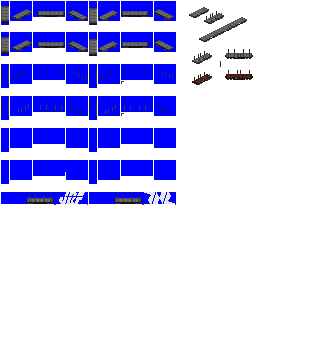
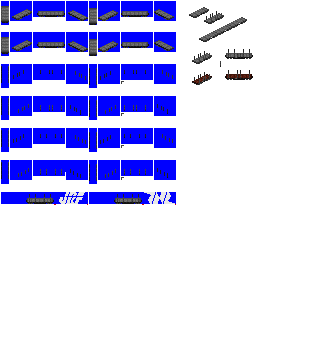
Revision of a layered 332px x 361px image; what changed, layer by layer:
showed "rungs long", painted on it over box(1, 70, 173, 181)
hid "rungs long copy", painted on it over box(1, 70, 173, 202)
renamed "chiki 3000 copy" to "chiki 7000", painted on it over box(1, 70, 173, 202)
